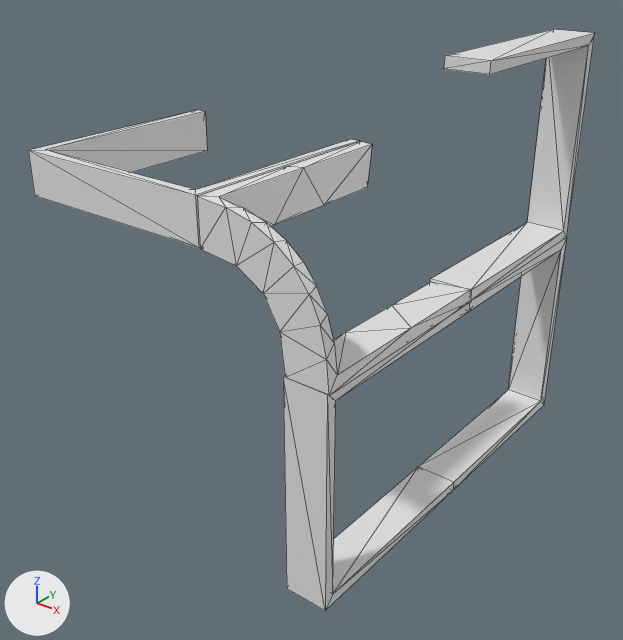
Renders of the OBJ model data/bmc/SET_4W2C/t_277.obj from each side of a commit.
Both versions are drawn from a 50 mm camera at (1.091, -1.532, 0.773) aimed at (-0.08, -0.069, -0.134). The axes (+X, +Y, +Z) are drawn at lower left. The lights are the same throughout. Mesh edges are drawn as thin lines. Where no turn or scale is listed for an object, it has been applied to the vertices.

In view in the first picture: 't_277'.
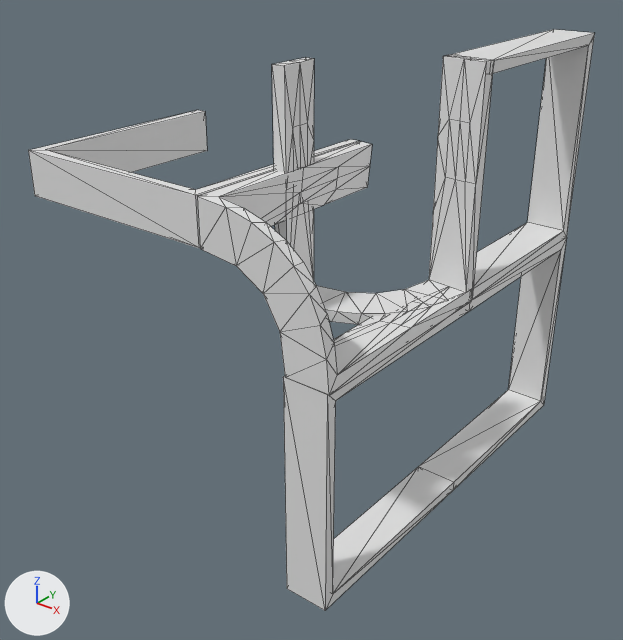
What differs and where, as boxes (x1, y1, x2, y2) in the pictures (623 x 640 px):
part 1 of me_t_277, added
    after: (272, 55, 493, 325)
part 2 of me_t_277, built on
    both: (220, 145, 471, 375)

What changed in the scene script:
```text
Change me_t_277:
    used by ob_t_277; location = (0.0, 0.0, 0.0)
    remove me_t_277.from_pydata(...)  # 96 vertices, 190 faces; spans x -0.5..0.304, y -0.5..0.5, z -0.5..0.5
    add me_t_277.from_pydata(...)  # 196 vertices, 386 faces; spans x -0.5..0.304, y -0.5..0.5, z -0.5..0.5
    me_t_277 part 1: a new loose piece of 72 vertices spanning x 0.0..0.3, y -0.286..0.014, z 0.0..0.5
    me_t_277 part 2
    20 faces are deleted
    16 vertices are added at x 0.004..0.279, y -0.25..0.0, z -0.001..0.274
    6 new vertices lie (0.0, 0.125, 0.0) away from vertices in x 0.004..0.279, y -0.25, z -0.001..0.274
    6 new vertices lie (0.0, 0.118, 0.0) away from vertices in x 0.027..0.278, y -0.237, z 0.022..0.273
    76 new faces join them
```
